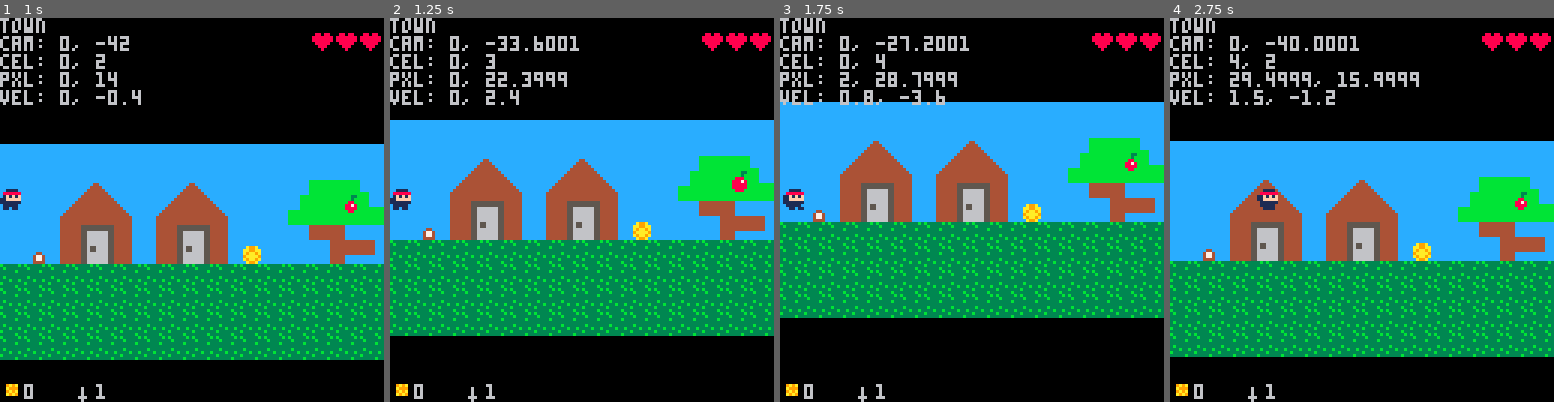
Above: before the commit, frames 1-4 (left to right).
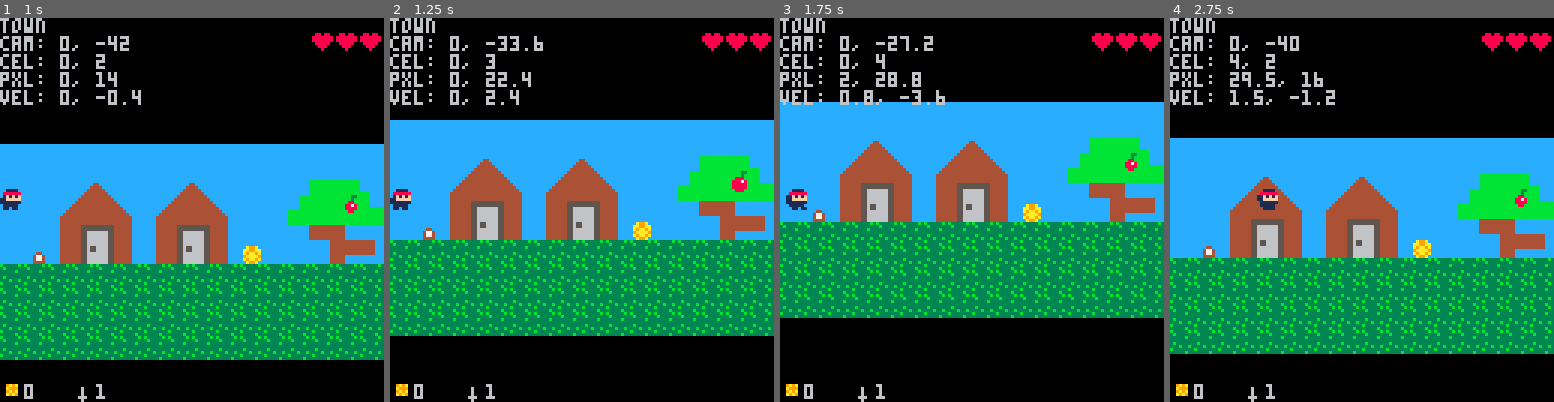
Above: after the commit, the same moments.

Repository: gubblebozer/pico8
Game: PICO-8 cartridge kylen1.p8
Same seed, same stepped clock (60 frames per second), same inputs: the game is played once before the commit and once after it.
Inputs:
- Up to frame 1 (1 s): tap X (X key) at 0.33 s; tap O (Z key) at 0.7 s
- Up to frame 2 (1.25 s): tap X (X key) at 1.07 s
- Up to frame 3 (1.75 s): hold Right from 1.6 s (still down); tap O (Z key) at 1.7 s
- Up to frame 4 (2.75 s): tap X (X key) at 1.85 s; release Right at 2.1 s; tap O (Z key) at 2.1, 2.5 s; hold Up 2.15-2.42 s; hold Right from 2.47 s (still down)

Frame 1 is identical in both runs. In frame 2, 0.4% of the frame differs, in the area x 34-50%, y 4-18%; in frame 3, 0.5%; in frame 4, 11%, in the area x 0-100%, y 4-89%.

Commit message:
Tweaks to sword.  Moved the call to settle.

Diff:
--- a/kylen1.p8
+++ b/kylen1.p8
@@ -380,9 +380,9 @@
   g.vy=0
  end
 
- settle_obj(g)
  g.x=tx
  g.y=ty
+ settle_obj(g)
  camera_move(g.x,g.y,g.vx,g.vy)
 
  g.cx=round(g.x/8)
@@ -697,20 +697,20 @@
 0000000000000000cccc444444455666666655444444cccccccccccccccccc44444ccccccccccccc00000000bbb888bb00000000000000000000000000000000
 22222222222222222222222222222222222222222222222222222222222222222222222222222222000000000000000022222222222222222200002222200222
 22222222222222222222222222222222222222222222222222222222222222222222222222222222000000000000000022000022220000222000000222000022
-222222222222222222222227722222222222222222222222222222222222222222222222222222220000000000000000200ffff2200000020000fff222000022
-2222222222222222222222667722222222222222222222222222222222222222222222222222222200000000000000002000000200ff0f02000000022000ff52
-2222772222222222222222226772222222222222222222222222222222222222222222222222222200000000000000002000000200fffff22000022220000502
-22222772222222222222222266772222222222222222222222222222222222222222222222222222000000000000000022000022200000022000002222000022
-22222267222222222222222226672222222222222222622222222222222222222222222222222222000000000000000022000022200000222000022222022022
-22222226722222222222222226672222222222222262262222222222222222222222222222222222000000000000000022022022202202222022022220222202
-22222222672222222222222222677222222222222622666222222222222222222222222222222222000000000000000000000000222222222200002222000022
-22222222271222222222222222211222222222622266777222222222622222222222222222222222000000000000000000000000220000222000000220ffff02
-22222222211222222222222222111222221112262677722222222222262626222222222222222222000000000000000000000000288888820000f0f200f0f0f2
-2222222111222222222222222111222222111116777222222211222226222222221122222222222200000000000000000000000000f0f0f22000000200fffff2
-2222222111222222222222222112222222111117722222222211111666622222221112222222222200000000000000000000000000fffff22206602220000002
-22222222222222222222222222222222222222222222222222111117777662262211111772222222000000000000000000000000200000022200002222000022
-22222222222222222222222222222222222222222222222222222222277776622222111777222222000000000000000000000000200000222200002222000022
-22222222222222222222222222222222222222222222222222222222222277722222222222222222000000000000000000000000220220222202202222022022
+222222222222222222222222222222222222222222222222222222222222222222222222222222220000000000000000200ffff2200000020000fff222000022
+2222222222222222222222227722222222222222222222222222222222222222222222222222222200000000000000002000000200ff0f02000000022000ff52
+2222222222222222222222222772222222222222222222222222222222222222222222222222222200000000000000002000000200fffff22000022220000502
+22222772222222222222222226772222222222222222222222222222222222222222222222222222000000000000000022000022200000022000002222000022
+22222267222222222222222222672222222222222222222222222222222222222222222222222222000000000000000022000022200000222000022222022022
+22222226722222222222222222672222222222222222222222222222222222222222222222222222000000000000000022022022202202222022022220222202
+22222222672222222222222222277222222222222222222222222222222222222222222222222222000000000000000000000000222222222200002222000022
+22222222271222222222222222211222222222222226772222222222222222222222222222222222000000000000000000000000220000222000000220ffff02
+22222222211222222222222222111222221112222677722222222222222222222222222222222222000000000000000000000000288888820000f0f200f0f0f2
+2222222111222222222222222111222222111116777222222211222222222222221122222222222200000000000000000000000000f0f0f22000000200fffff2
+2222222111222222222222222112222222111117722222222211111662222222221112222222222200000000000000000000000000fffff22206602220000002
+22222222222222222222222222222222222222222222222222111117777622222211111772222222000000000000000000000000200000022200002222000022
+22222222222222222222222222222222222222222222222222222222277772222222111777222222000000000000000000000000200000222200002222000022
+22222222222222222222222222222222222222222222222222222222222277222222222222222222000000000000000000000000220220222202202222022022
 00000000000000000000000000000000000000000000000000000000000000000000000000000000000000000000000000000000000000002200002222222222
 000000000000000000000000000000000000000000000000000000000000000000000000000000000000000000000000000000000000000020ffff0222000022
 000000000000000000000000000000000000000000000000000000000000000000000000000000000000000000000000000000000000000000f0f0f220000002
